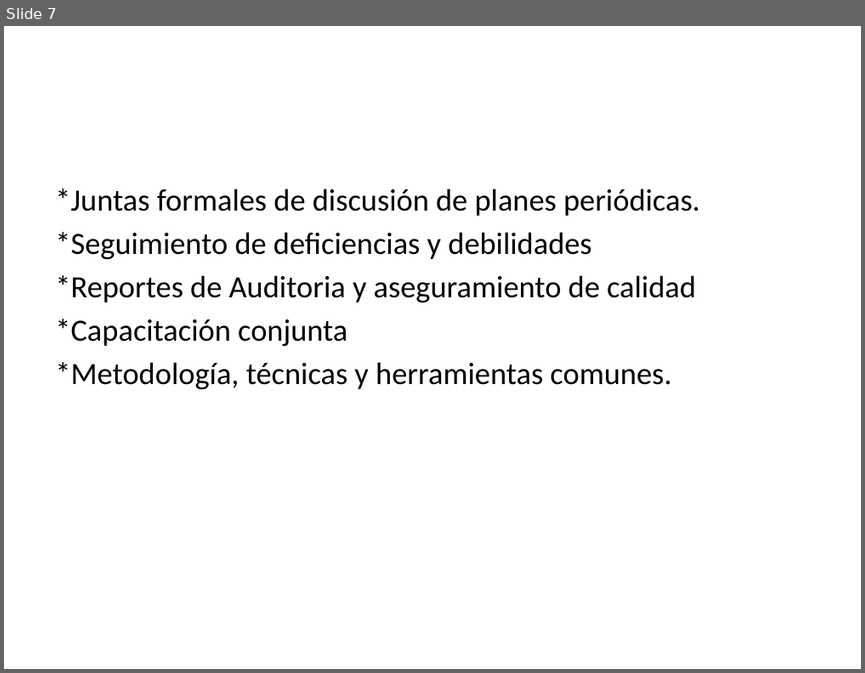
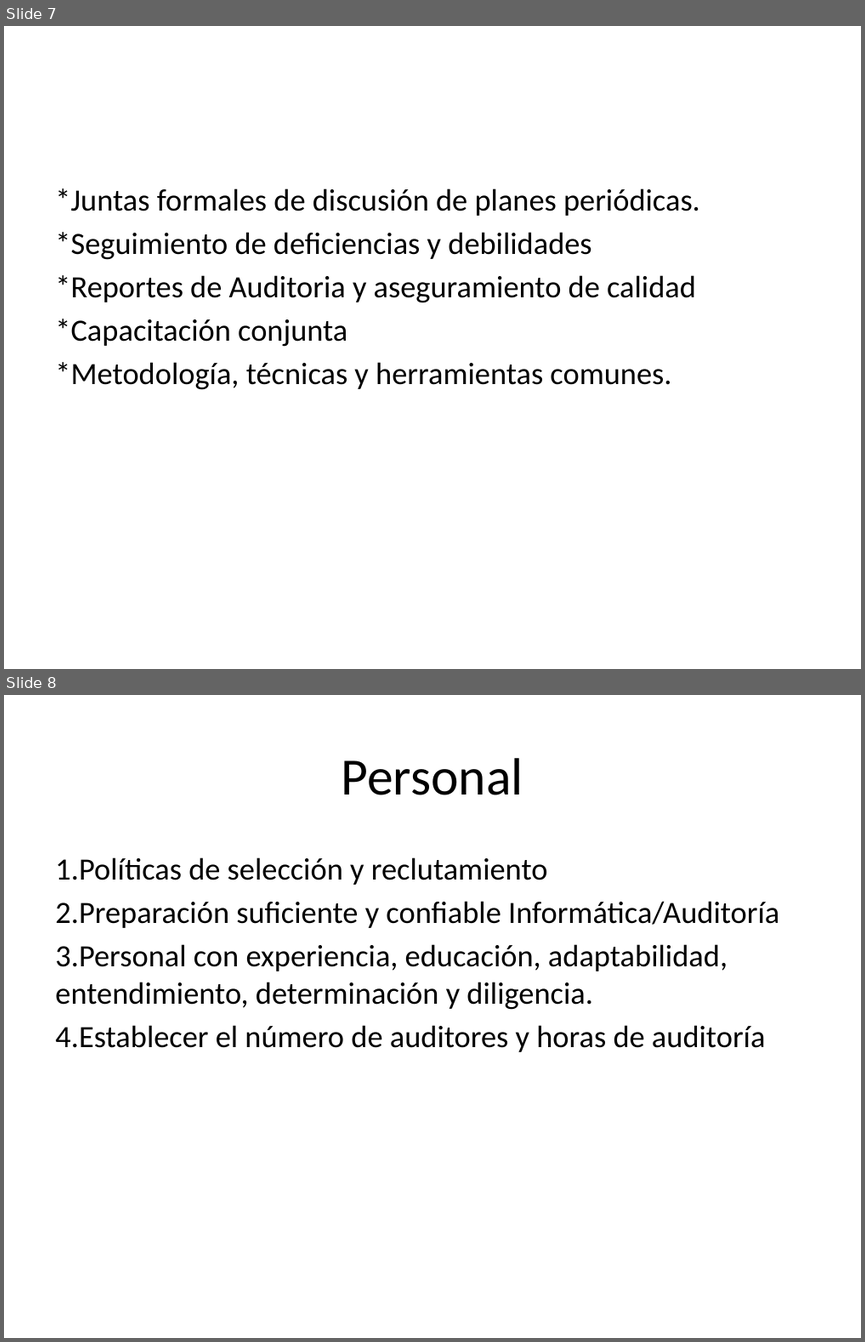
Before and after one commit to lc850/auditoria, a slide deck: unidad III (organizacion).pptx. Shown one above the other, each under a label of ours: slide 7 before the commit, slides 7 and 8 after it. The pictures are 865x673 and 865x1342 pixels, drawn with LibreOffice and Linux fonts; fonts in the diff are those of the drawing. Boxes give left, top, right and bottom in pixels: in the first picture for what was removed or moved away, otherwise in the second. Text is boxed around its words. In the diff, an @@ line names an element or a change of style, - is before the commit and + after.

```diff
--- a/unidad III (organizacion).pptx
+++ b/unidad III (organizacion).pptx
@@ slide 8 added at (4, 695, 861, 1338), background #FFFFFF @@
@@ title added at (341, 758, 523, 795), 44 pt, text #000000 @@
+Personal
@@ text added at (55, 857, 779, 1052), 26 pt, text #000000 @@
+1.Políticas de selección y reclutamiento
+2.Preparación suficiente y confiable Informática/Auditoría
+3.Personal con experiencia, educación, adaptabilidad, entendimiento, determinación y diligencia.
+4.Establecer el número de auditores y horas de auditoría
```
Also in this commit, not shown: 4 other slides added, 1 other file.
